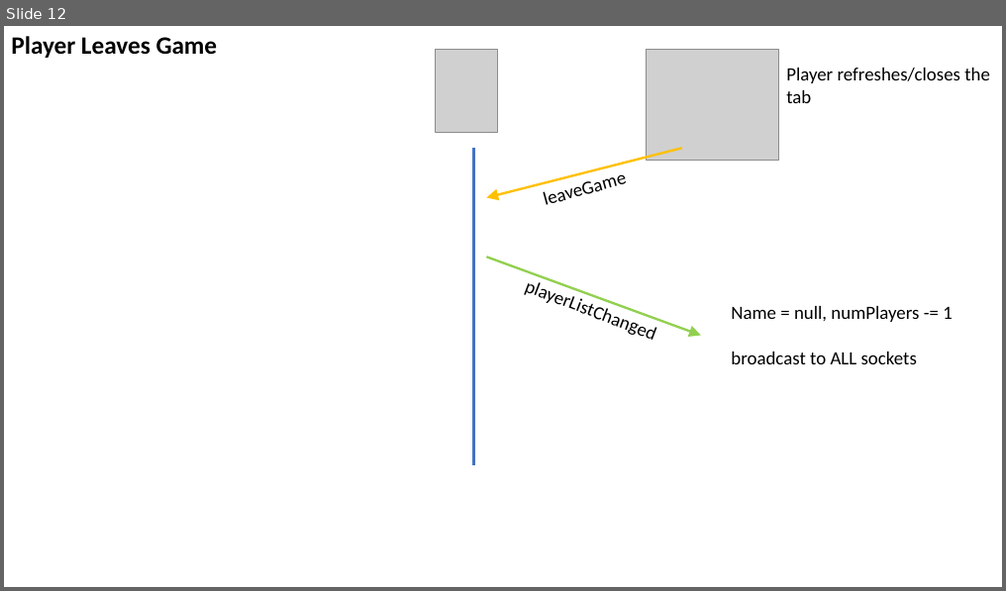
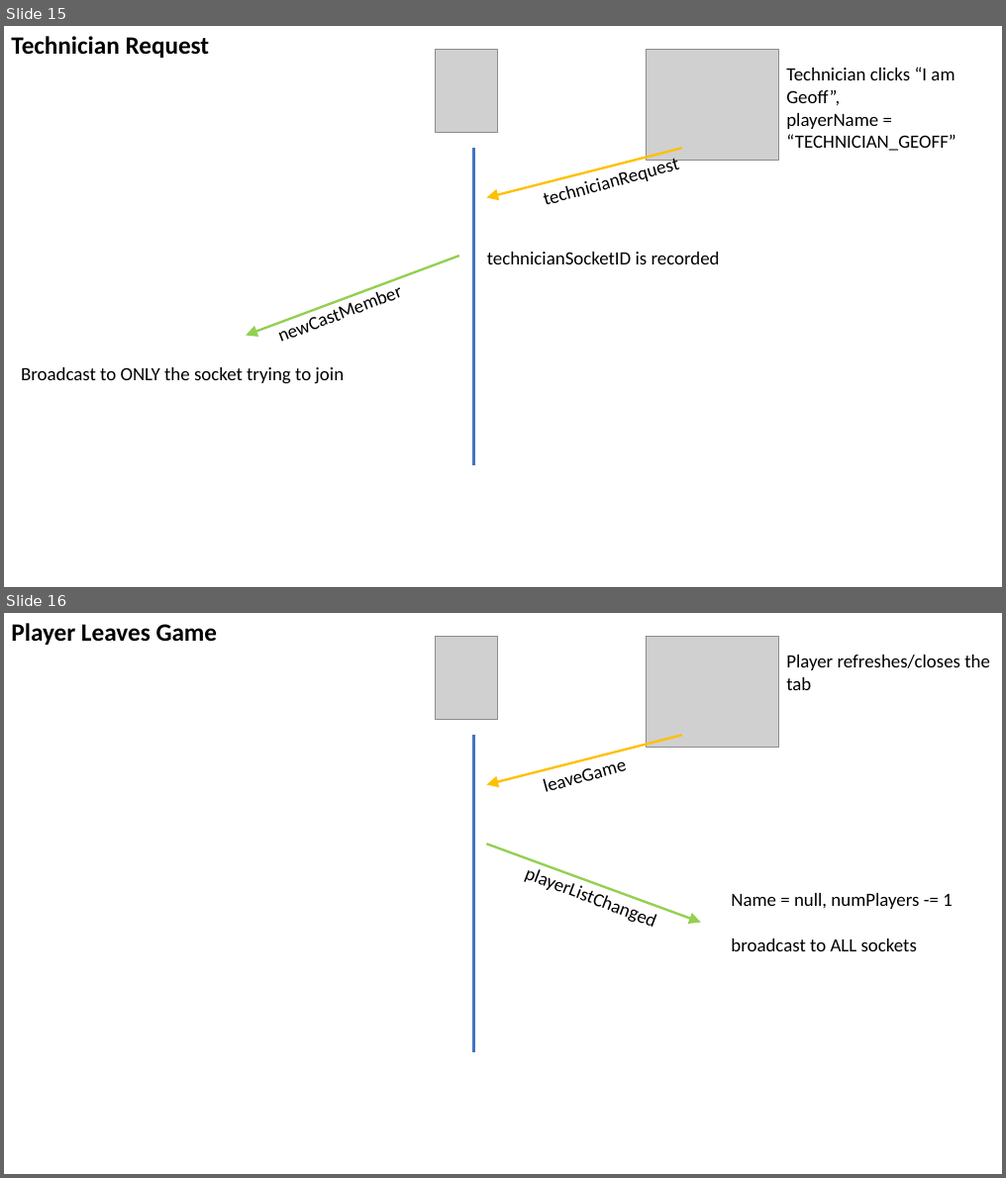
Before and after one commit to GeoffSpielman/Gameshow_Website, a slide deck: Not_Shared/Ideas.pptx. Shown one above the other, each under a label of ours: slide 12 before the commit, slides 15 and 16 after it. The pictures are 1006x591 and 1006x1178 pixels, drawn with LibreOffice and Linux fonts; fonts in the diff are those of the drawing; grey boxes stand for pictures. Boxes give left, top, right and bottom in pixels: in the first picture for what was removed or moved away, otherwise in the second. Text is boxed around its words. In the diff, an @@ line names an element or a change of style, - is before the commit and + after.

Commit message:
Chat between host and technician is fully functional, only work remaining on chat is the scrolling

```diff
--- a/Not_Shared/Ideas.pptx
+++ b/Not_Shared/Ideas.pptx
@@ slide 15 added at [4,26,1002,587], background #FFFFFF @@
@@ text added at [11,36,210,58], 24 pt, text #000000, bold @@
+Technician Request
@@ picture added at [436,49,497,133] @@
@@ picture added at [646,49,779,160] @@
@@ text added at [786,67,956,151], 18 pt, text #000000 @@
+Technician clicks “I am Geoff”,
+playerName = “TECHNICIAN_GEOFF”
@@ line added from (474, 148) to (474, 466), #4472C4 2.25 pt @@
@@ arrow added from (682, 148) to (487, 198), #FFC000 2.25 pt @@
@@ text added at [532,145,694,216], 18 pt, text #000000 @@
+technicianRequest
@@ arrow added from (459, 256) to (246, 335), #92D050 2.25 pt @@
@@ text added at [266,258,453,353], 18 pt, text #000000 @@
+newCastMember
@@ text added at [487,252,720,265], 18 pt, text #000000 @@
+technicianSocketID is recorded
@@ text added at [21,368,344,384], 18 pt, text #000000 @@
+Broadcast to ONLY the socket trying to join
@@ what was slide 12 is now slide 16 @@
```
Also in this commit, not shown: 3 slides changed, 5 other slides added, 24 other files.
